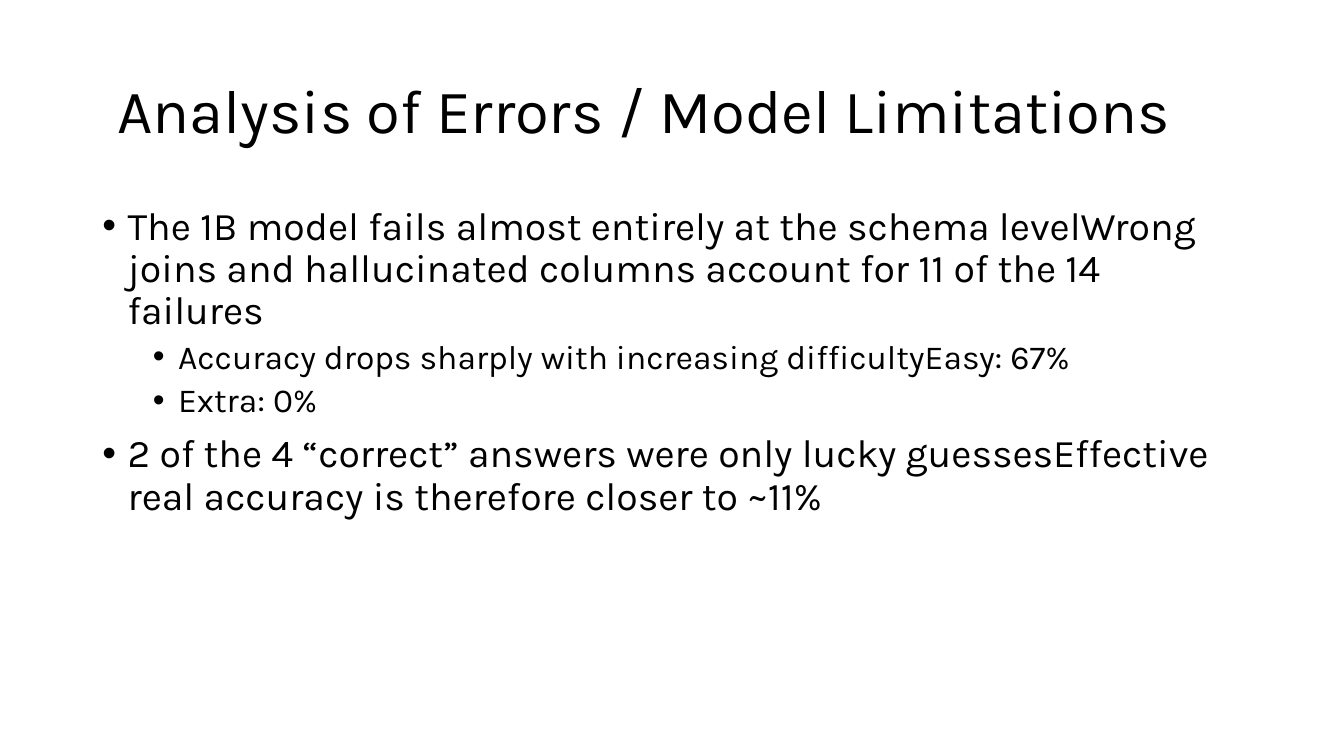
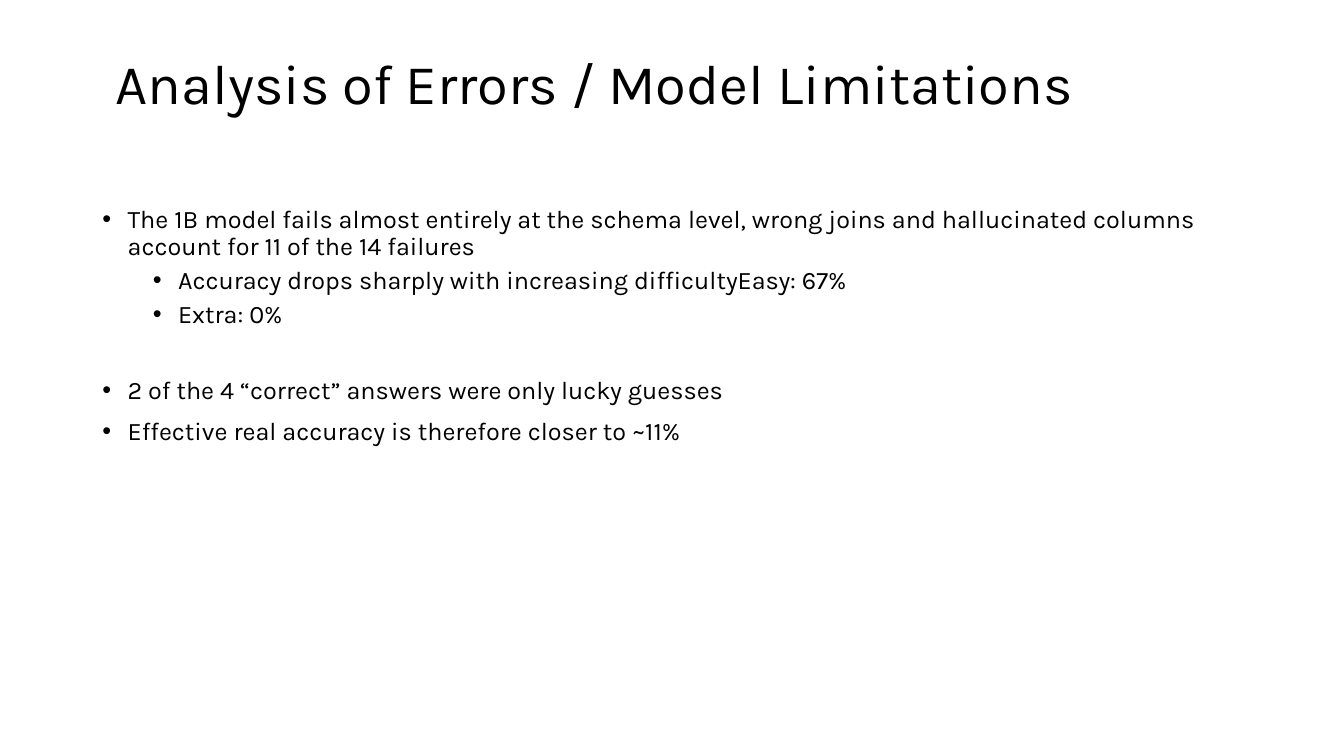
Before and after one commit to bjoern555/dwh2-text-to-sql, a slide deck: slide 6 of docs/DHW2_Wagner_Kryeziu_Johnson.pptx. Drawn at 1344x756 pixels with LibreOffice and Linux fonts; fonts in the diff are those of the drawing. Boxes give left, top, right and bottom in pixels: in the first picture for what was removed or moved away, otherwise in the second. Text is boxed around its words. In the diff, an @@ line names an element or a change of style, - is before the commit and + after.

```diff
--- a/docs/DHW2_Wagner_Kryeziu_Johnson.pptx
+++ b/docs/DHW2_Wagner_Kryeziu_Johnson.pptx
@@ text "Analysis of Errors / Model ..." at <box>116,65,1072,118</box>: size 44 to 40 pt @@
@@ text at <box>128,210,1194,256</box>: text changed; size 28 to 18 pt @@
-• The 1B model fails almost entirely at the schema levelWrong joins and hallucinated columns account for 11 of the 14 failures
+• The 1B model fails almost entirely at the schema level, wrong joins and hallucinated columns account for 11 of the 14 failures
@@ text at <box>178,271,847,324</box>: size 24 to 18 pt in "Accuracy drops sharply with increasing difficultyEasy: 67%", "Extra: 0%" @@
@@ text at <box>128,381,723,446</box>: text changed; size 28 to 18 pt @@
-• 2 of the 4 “correct” answers were only lucky guessesEffective real accuracy is therefore closer to ~11%
+• 2 of the 4 “correct” answers were only lucky guesses
+• Effective real accuracy is therefore closer to ~11%
```
Also in this commit, not shown: 6 other slides changed, 2 slides added, 2 slides removed.
